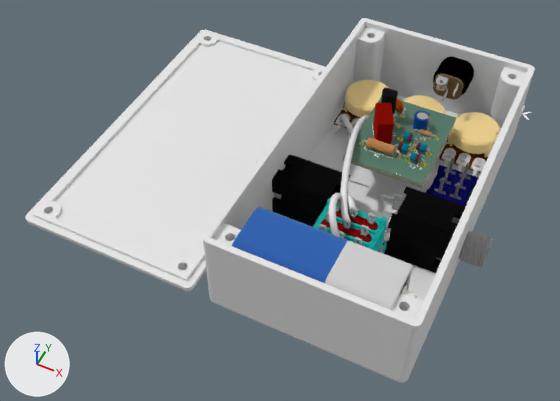
An edit to the Blender file 1003_pedal/000_electra_distortion/000_electra_000.blend, drawn before and after from the same camera.
Before and after are seen from a 50 mm lens placed at (0.0456, -0.1598, 0.1847), pointed at (-0.031, -0.0067, -0.0066). The lights are fixed; the arrows at lower left show +X, +Y and +Z. The picture after the commit comes second.

In view in the first picture: '6F22 9V battery v2', '=>[0:1:1:16]', 'A-1121 stereo audio jack v29', 'A-1121 stereo audio jack v29.001', 'BézierCurve.002', 'DC jack v1', 'GØRVA_MECHANO_3PDT_FOOTSWITCH', 'Peça1^Potenciometro.001', 'Peça1^Potenciometro.002', 'Plastic_Housing', 'project_box_screws_r2_20190828-51-tmoaiw' and 10 more.
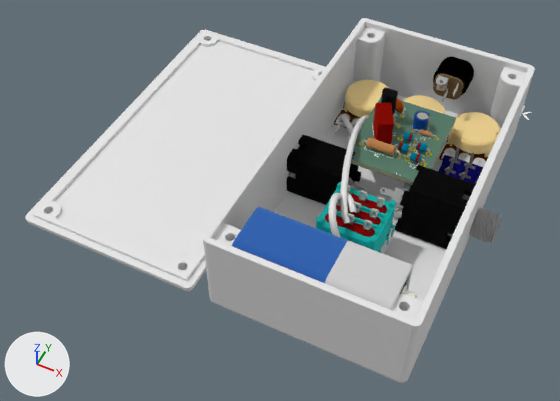
ob_dpdt_print is not drawn itself; it is the parent of ob_plastic_housing, ob_pin2, ob_pin1, ob_pin3, ob_shield, ob_shaft, ob_pin4, ob_pin5.

Pixel boxes (x1, y1, x2, y2) of what changed, in the pictures (560 x 401 px):
'A-1121 stereo audio jack v29.001', moved: before (367, 186, 492, 273); after (380, 165, 502, 249)
'A-1121 stereo audio jack v29', moved: before (257, 155, 369, 227); after (271, 135, 364, 205)
'GØRVA_MECHANO_3PDT_FOOTSWITCH', moved: before (313, 198, 387, 254); after (316, 182, 396, 254)
'Plastic_Housing', moved: before (426, 165, 478, 207); after (438, 155, 483, 184)
'Pin5', moved: before (439, 167, 451, 185); after (444, 157, 456, 174)
'Pin1', moved: before (459, 163, 471, 180); after (464, 152, 475, 169)
'Pin2', moved: before (454, 172, 466, 190); after (459, 162, 471, 179)
'Pin4', moved: before (444, 158, 456, 175); after (449, 147, 461, 165)
'Pin3', moved (mostly hidden afterwards): before (449, 183, 461, 200); after (461, 172, 465, 180)
'Pin6', moved (mostly hidden afterwards): before (434, 177, 446, 195); after (445, 167, 450, 175)
'Shield', moved (not visible afterwards): before (466, 188, 474, 205)

Edits to the bpy script that builds the scene:
```text
Change ob_a_1121_stereo_audio_jack_v29:
    ob_a_1121_stereo_audio_jack_v29.location: (-0.0372, -0.01, 0.008) -> (-0.0372, 0.0, 0.008)
Change ob_dpdt_print:
    ob_dpdt_print.location: (0.02, 0.01, 0.01) -> (0.02, 0.015, 0.01)
Change ob_a_1121_stereo_audio_jack_v29_001:
    ob_a_1121_stereo_audio_jack_v29_001.location: (0.0373, -0.01, 0.008) -> (0.0373, 0.0, 0.008)
Change ob_gørva_mechano_3pdt_footswitch:
    ob_gørva_mechano_3pdt_footswitch.location: (0.0, -0.027, 0.0019) -> (0.0, -0.02, 0.0019)
```
